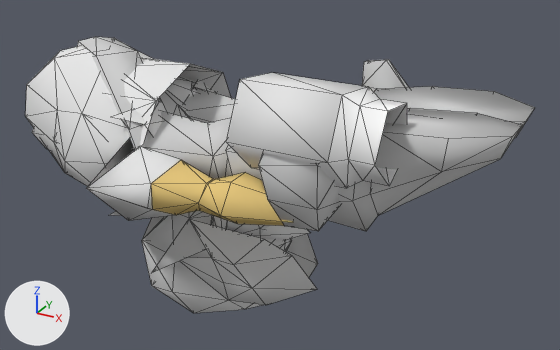
One commit to the Blender file Neo_Link_Example/Neo_Link_Adult.blend: the scene before it, then after it.
One viewpoint serves both versions: a 50 mm lens placed at (4.85, -4.9, 2.25), pointed at (2.07, 0.16, -0.28). The lights are fixed; the arrows at lower left show +X, +Y and +Z. Mesh edges are drawn as thin lines.

Names of what the first picture shows: 'Bottle', 'riggedmesh'.
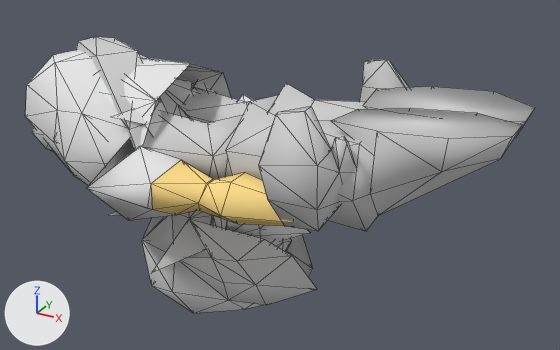
Changed parts and their boxes (x1, y1, x2, y2) in the pictures (560 x 350 px; the box of a moved part takes in the faces that stretch with it):
'riggedmesh', recoloured, reshaped: (25, 37, 535, 313) in both
'Bottle', hidden: before (227, 72, 407, 188)
part 1 of me_sheath_003, moved or reshaped: before (26, 37, 317, 305); after (27, 37, 317, 305)
part 2 of me_sheath_003, moved or reshaped: before (271, 234, 318, 277); after (271, 235, 313, 277)

What the commit changed:
Material 'Material' (mat_material) changes colour from yellow #e7c97e to yellow #ffde8c; in linear values from (0.8, 0.583, 0.21) to (1.0, 0.73, 0.262).
me_sheath_003 is used by ob_riggedmesh; location (0.0, 0.0, 0.0); rotation (1.571, 0.0, 0.0), in degrees (90, 0, 0).
Verts and faces of me_sheath_003; kept vertices keep their numbers, new ones are numbered from 447.
Before the commit, vertices of me_sheath_003: 78 (1.54, -0.56, -0.39), 81 (1.42, -0.9, -0.77), 87 (2.2, -0.79, 0.0) at pixel (285, 242), 381 (1.71, -0.76, -0.46), 391 (2.18, -0.73, -0.34).
Before the commit, vertices of me_sheath_003: 395 (2.41, -1.02, -0.19) at pixel (317, 263), 433 (1.95, -0.79, -0.54), 434 (2.09, -1.03, -0.52), 442 (2.18, -0.73, -0.34), 445 (2.41, -1.02, -0.19) at pixel (317, 263).
me_sheath_003 had 447 vertices, 723 faces and spanned x -0.17..3.96, y -1.6..0.65, z -0.99..0.97.
me_sheath_003 now has 484 vertices, 723 faces and spans x -0.17..3.96, y -1.6..0.65, z -0.99..0.97.
Part 1, on me_sheath_003:
41 faces are deleted.
8 vertices move from x -0.05..2.16, y -0.99..0.6, z -0.4..0.5 to x -0.14..2.16, y -0.99..0.54, z -0.4..0.44.
34 vertices are added at x -0.17..1.72, y -0.9..0.62, z -0.57..0.76.
41 new faces join them, mat_white (its picture is missing).
Part 2, on me_sheath_003:
Faces deleted: (78, 381, 81).
Vertices 395, 434, 445 move by (0.0, 0.0, 0.1).
Vertex 87 moves to (2.18, -0.79, 0.0), pixel (282, 242).
Vertex 391 moves to (2.18, -0.73, -0.27).
Vertex 442 moves to (2.18, -0.73, -0.27).
Vertex 433 moves to (1.95, -0.79, -0.48).
New vertex 480 is at (1.54, -0.56, -0.39).
New vertex 482 is at (1.42, -0.9, -0.77).
New vertex 483 is at (1.71, -0.76, -0.46).
New faces: (480, 483, 482) (mat_white (its picture is missing)).
Object 'Bottle' (ob_bottle) is now hidden.
